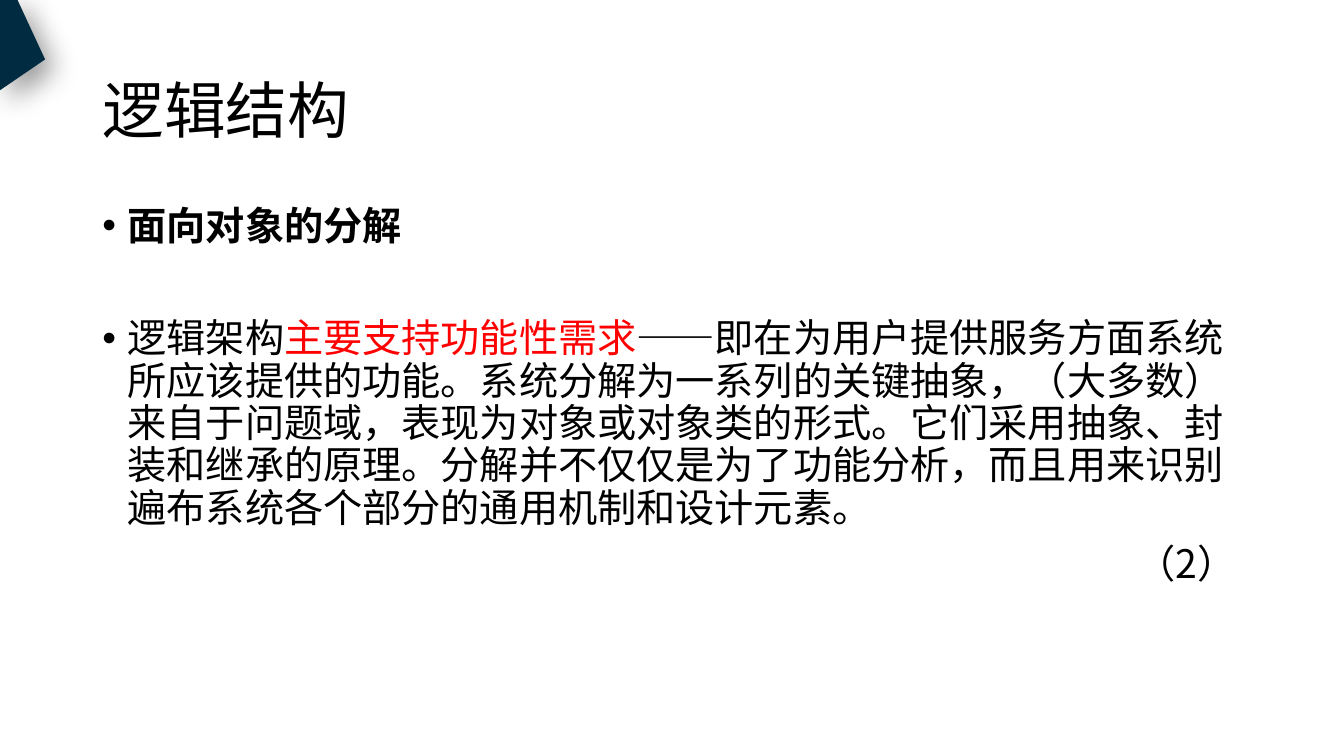
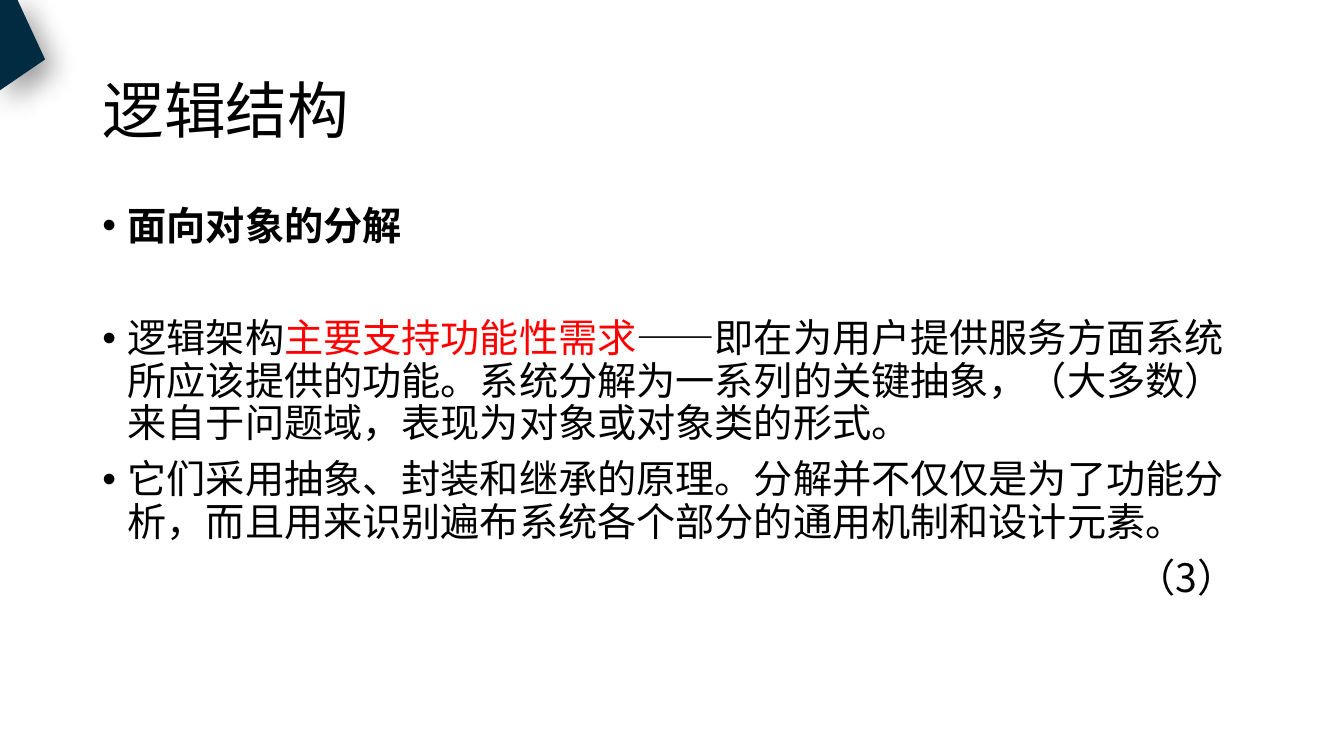
Before and after one commit to PRD2018-G18/PRD2018, a slide deck: slide 17 of 非受控文档/过程文档/UML/UML基础4/UML基础4.pptx (slide 14 before the commit). Drawn at 1344x756 pixels with LibreOffice and Linux fonts; fonts in the diff are those of the drawing. Boxes give left, top, right and bottom in pixels: in the first picture for what was removed or moved away, otherwise in the second. Text is boxed around its words. In the diff, an @@ line names an element or a change of style, - is before the commit and + after.

```diff
--- a/非受控文档/过程文档/UML/UML基础4/UML基础4.pptx
+++ b/非受控文档/过程文档/UML/UML基础4/UML基础4.pptx
@@ text at (x1=128, y1=319, x2=1237, y2=596): text changed @@
-• 逻辑架构主要支持功能性需求――即在为用户提供服务方面系统所应该提供的功能。系统分解为一系列的关键抽象，（大多数）来自于问题域，表现为对象或对象类的形式。它们采用抽象、封装和继承的原理。分解并不仅仅是为了功能分析，而且用来识别遍布系统各个部分的通用机制和设计元素。
-（2）
+• 逻辑架构主要支持功能性需求——即在为用户提供服务方面系统所应该提供的功能。系统分解为一系列的关键抽象，（大多数）来自于问题域，表现为对象或对象类的形式。
+• 它们采用抽象、封装和继承的原理。分解并不仅仅是为了功能分析，而且用来识别遍布系统各个部分的通用机制和设计元素。
+（3）
```
Also in this commit, not shown: 29 other slides changed, 5 slides added, 14 slides removed, 4 other files.
